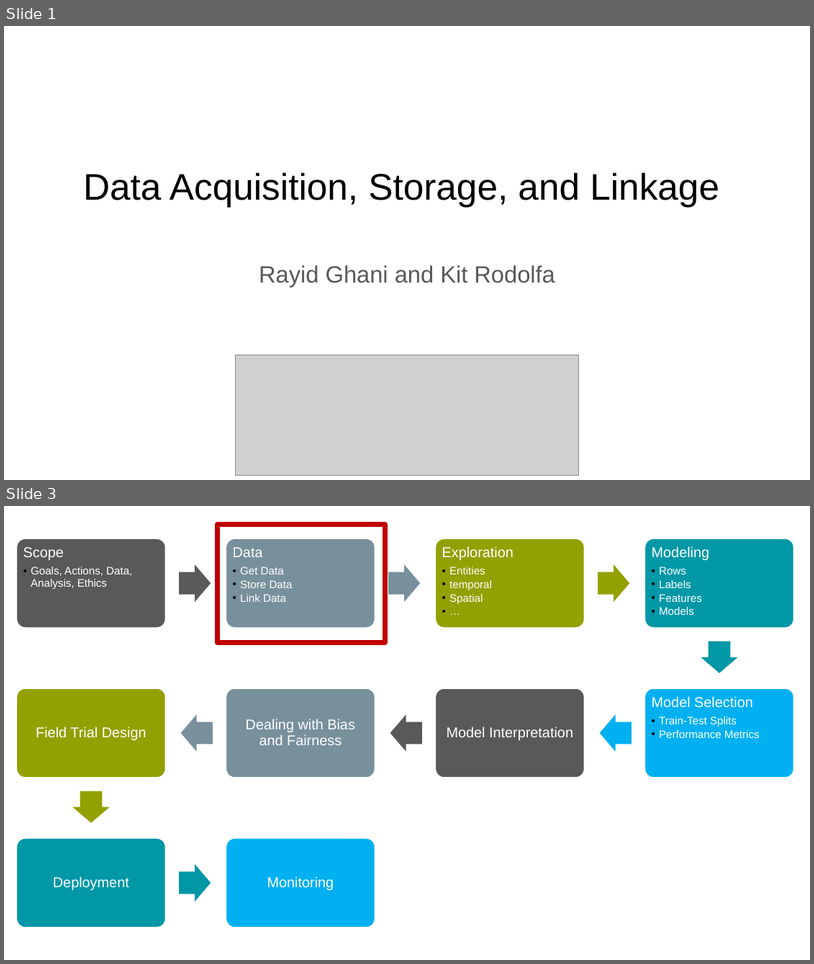
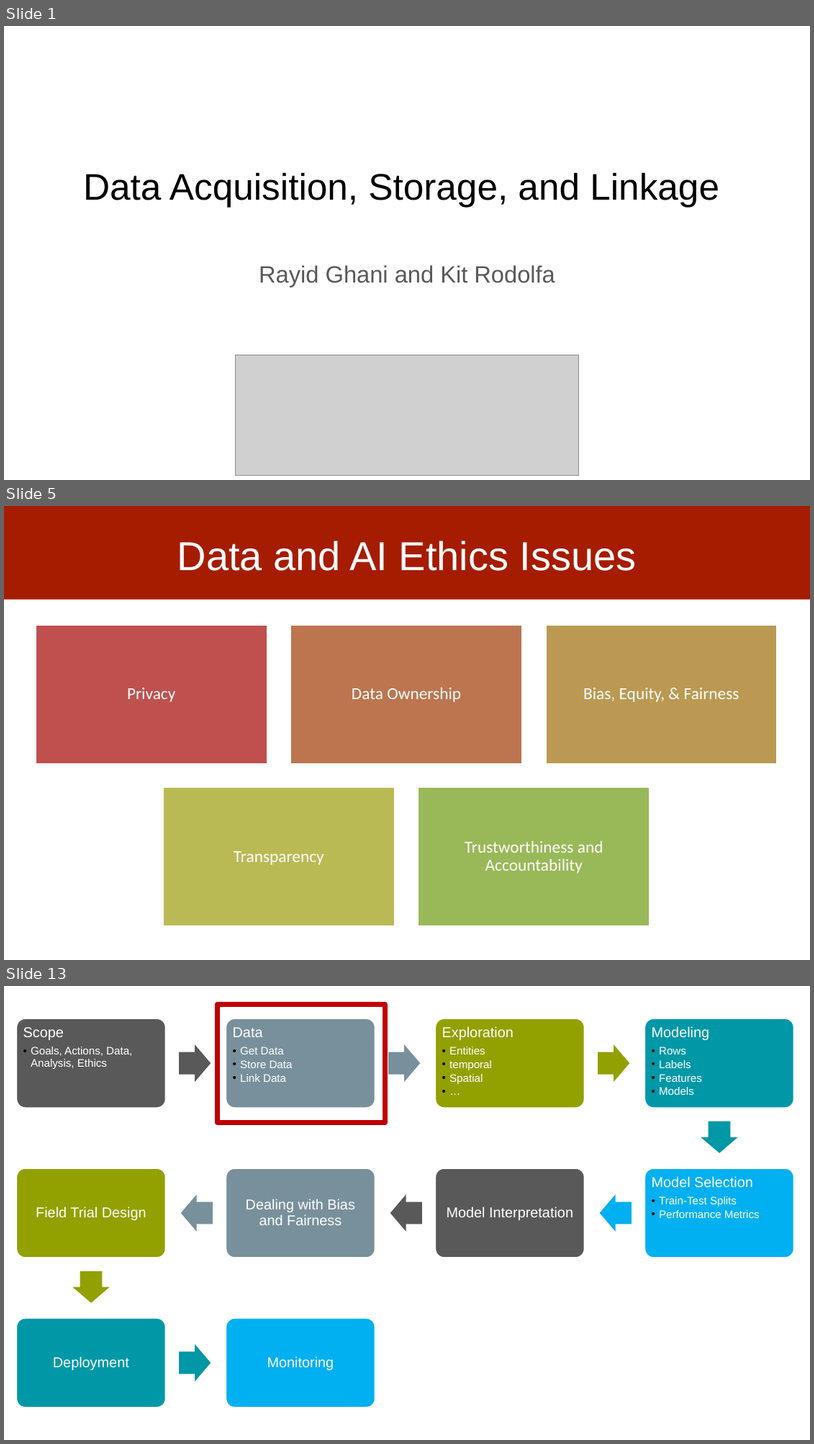
Before and after one commit to dssg/MLinPractice, a slide deck: Lectures/Lecture3-Data.pptx. Shown one above the other, each under a label of ours: slides 1 and 3 before the commit, slides 1, 5 and 13 after it; the slides between them are not shown. The pictures are 814x964 and 814x1444 pixels, drawn with LibreOffice and Linux fonts; fonts in the diff are those of the drawing; grey boxes stand for pictures. Boxes give left, top, right and bottom in pixels: in the first picture for what was removed or moved away, otherwise in the second. Text is boxed around its words. In the diff, an @@ line names an element or a change of style, - is before the commit and + after.

Commit message:
data acquisition slides updates

```diff
--- a/Lectures/Lecture3-Data.pptx
+++ b/Lectures/Lecture3-Data.pptx
@@ slide 5 added at [4, 506, 810, 960], background #FFFFFF @@
@@ rectangle added at [4, 506, 810, 599], fill #A61C00 @@
@@ title added at [178, 541, 637, 571], 48 pt, text #FFFFFF @@
+Data and AI Ethics Issues
@@ group added at [36, 625, 778, 926]: 5 rectangles, 5 texts @@
+Privacy
+Data Ownership
+Bias, Equity, & Fairness
+Transparency
+Trustworthiness and Accountability
@@ what was slide 3 is now slide 13 @@
```
Also in this commit, not shown: 3 slides changed, 9 other slides added.
